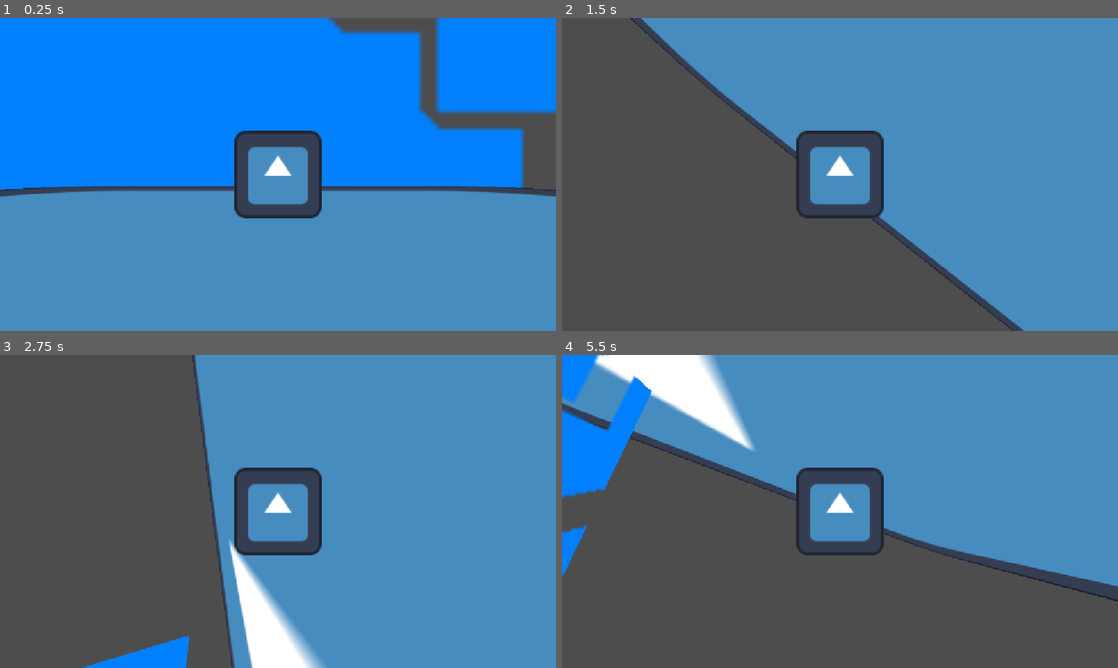
Above: before the commit, frames 1-4 (two rows, left to right).
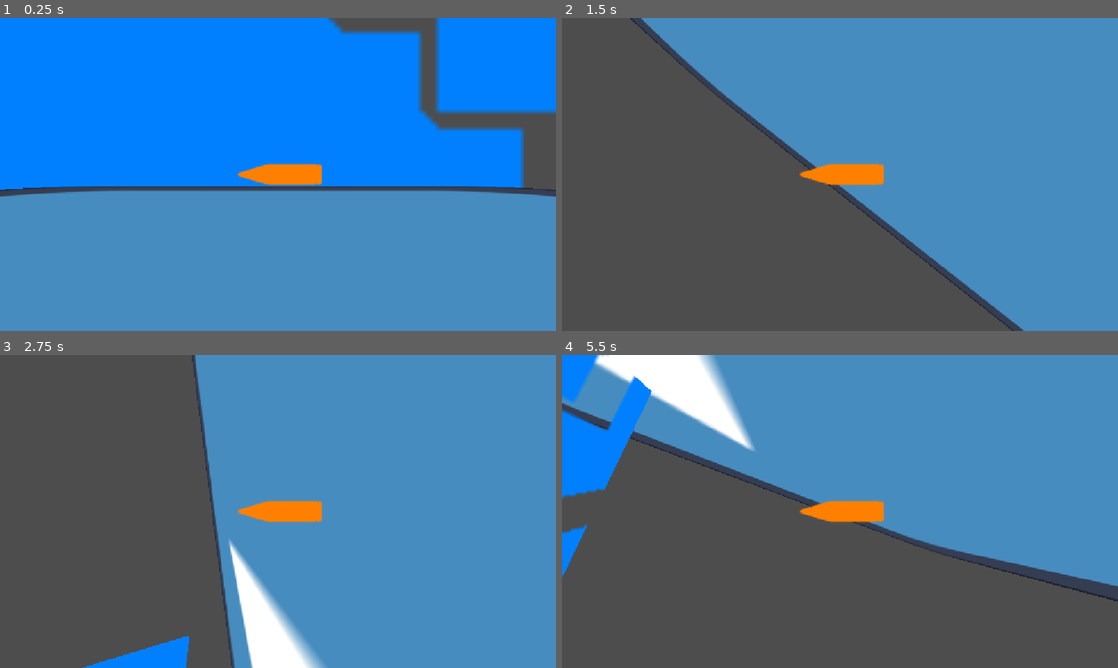
Above: after the commit, the same moments.

Repository: cyan-teal/flying-bullet-3d
Game: Godot game, scene res://scenes/game.tscn
Two runs of this game, one before a commit and one after it. Both use one fixed random seed, a clock stepped at 60 frames per second and the inputs below. The engine's default icon, where the game draws it, is replaced by a stand-in: a white triangle on a blue panel in a dark square.
Inputs:
- Up to frame 1 (0.25 s): no input
- Up to frame 2 (1.5 s): tap Enter at 0.5 s; hold Right (turn_right) 0.53-1.28 s; hold Down (turn_down) from 1.28 s (still down)
- Up to frame 3 (2.75 s): release Down (turn_down) at 2.03 s; hold Right (turn_right) from 2.03 s (still down)
- Up to frame 4 (5.5 s): release Right (turn_right) at 2.78 s; hold Up (turn_up) 2.78-3.53 s; hold A (turn_left) 3.53-5.03 s; hold Down (turn_down) from 5.03 s (still down)

The runs differ from the first frame. In frame 1, 3.9% of the frame differs, in the area x 42-58%, y 36-64%; in frame 2, 3.0%; in frame 3, 3.2%; in frame 4, 3.1%.

Commit message:
Set bullet sprite to orange dart

Diff:
--- a/flying-bullet-3d/scenes/bullet.tscn
+++ b/flying-bullet-3d/scenes/bullet.tscn
@@ -1,7 +1,7 @@
 [gd_scene format=3 uid="uid://f6521co3ei3v"]
 
-[ext_resource type="Texture2D" uid="uid://d2d5hrm8hekwr" path="res://assets/icon.svg" id="1_mkf8s"]
 [ext_resource type="Script" uid="uid://bivta2xn8bppv" path="res://scripts/bullet.gd" id="1_y25gk"]
+[ext_resource type="Texture2D" uid="uid://by1nic7yhvmlq" path="res://assets/orange_dart.png" id="2_y25gk"]
 
 [sub_resource type="CapsuleShape3D" id="CapsuleShape3D_h1aey"]
 
@@ -14,4 +14,4 @@
 shape = SubResource("CapsuleShape3D_h1aey")
 
 [node name="Sprite" type="Sprite3D" parent="." unique_id=1721412217]
-texture = ExtResource("1_mkf8s")
+texture = ExtResource("2_y25gk")
